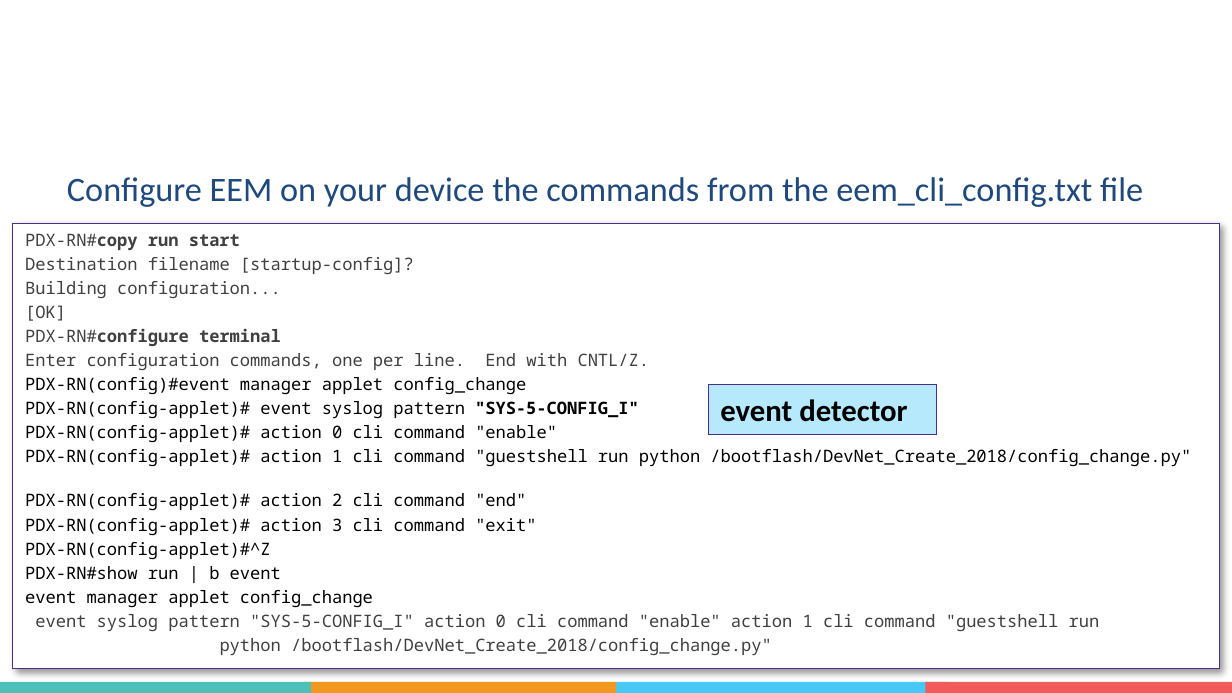
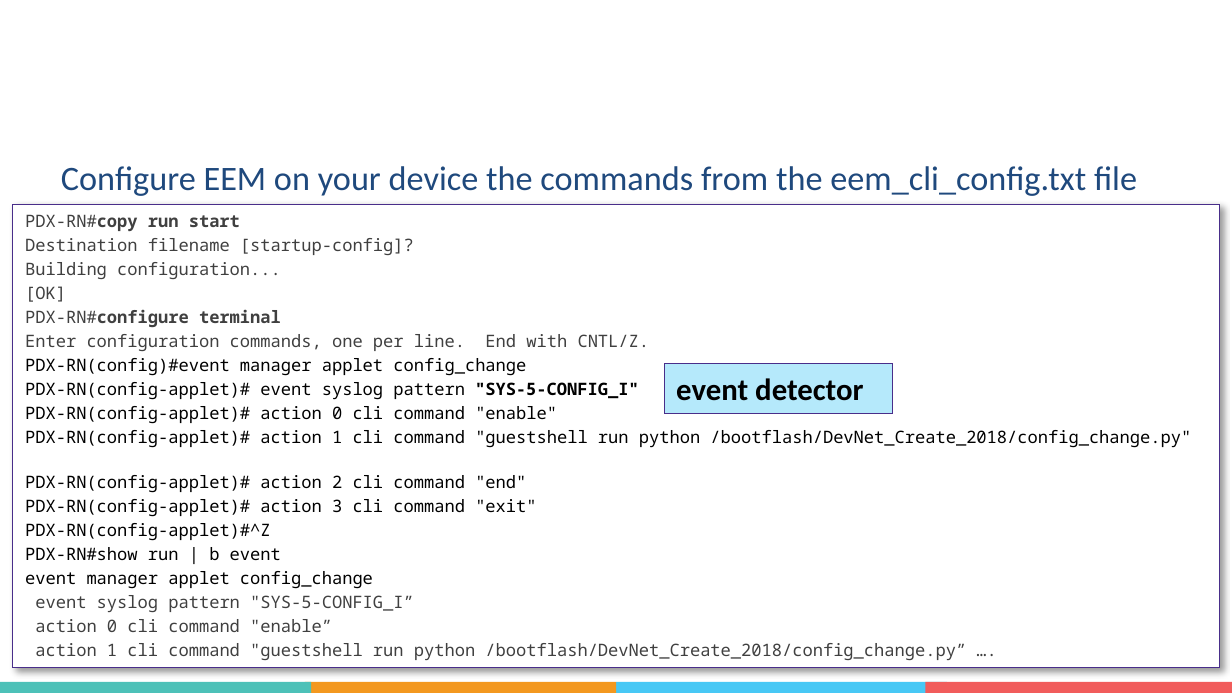
Before and after one commit to obrigg/DevNet_Create_2018, a slide deck: slide 31 of DevNetCreate-ConfigApprove.pptx. Drawn at 1232x693 pixels with LibreOffice and Linux fonts; fonts in the diff are those of the drawing; background and template pictures are left out. Boxes give left, top, right and bottom in pixels: in the first picture for what was removed or moved away, otherwise in the second. Text is boxed around its words. In the diff, an @@ line names an element or a change of style, - is before the commit and + after.

```diff
--- a/DevNetCreate-ConfigApprove.pptx
+++ b/DevNetCreate-ConfigApprove.pptx
@@ text "Configure EEM on your device ..." moved from (x1=67, y1=177, x2=1143, y2=207) to (x1=61, y1=166, x2=1137, y2=196) @@
@@ rectangle "PDX-RN#copy run start" resized from (x1=12, y1=223, x2=1218, y2=669) to (x1=12, y1=205, x2=1218, y2=668) @@
@@ rectangle "event detector" moved from (x1=708, y1=384, x2=938, y2=434) to (x1=664, y1=363, x2=893, y2=413) @@
@@ text in rectangle at (x1=35, y1=595, x2=966, y2=660): text changed @@
-event syslog pattern "SYS-5-CONFIG_I" action 0 cli command "enable" action 1 cli command "guestshell run
-python /bootflash/DevNet_Create_2018/config_change.py"
+event syslog pattern "SYS-5-CONFIG_I”
+action 0 cli command "enable”
+action 1 cli command "guestshell run python /bootflash/DevNet_Create_2018/config_change.py” ….
```
Also in this commit, not shown: 16 other slides changed, 1 other file.
